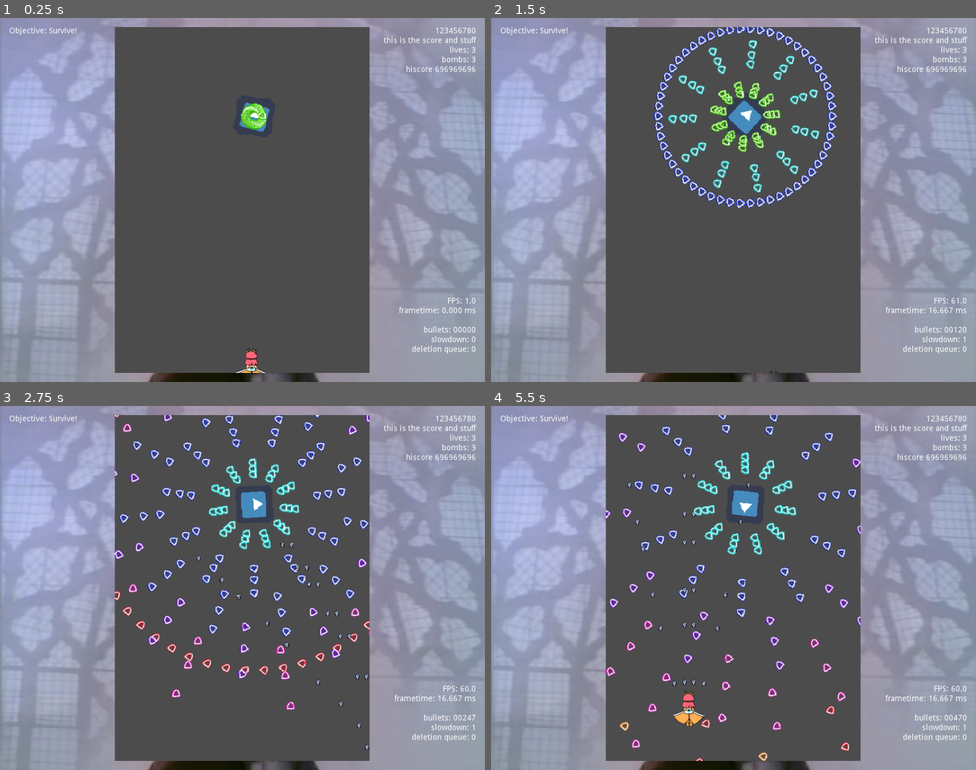
Above: before the commit, frames 1-4 (two rows, left to right).
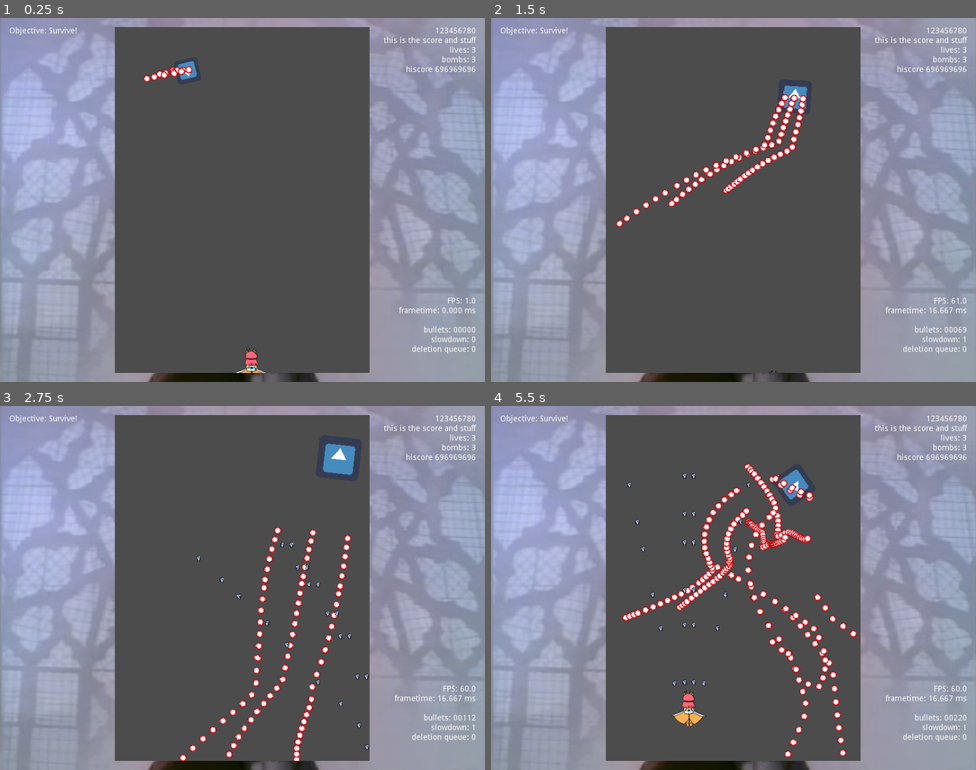
Above: after the commit, the same moments.

Repository: lapspider45/KumoCollab
Game: Godot game, scene res://game/Main.tscn
The game is run twice, just before and just after one commit, with the same random seed, the same clock (stepped at 60 frames per second) and the same inputs. The engine's default icon, where the game draws it, is replaced by a stand-in: a white triangle on a blue panel in a dark square.
Inputs:
- Up to frame 1 (0.25 s): no input
- Up to frame 2 (1.5 s): hold Right (right) 0.53-1.28 s; hold Shift (slow) 0.53-1.28 s; hold Down (down) from 1.28 s (still down); tap X (bomb) at 1.35 s
- Up to frame 3 (2.75 s): tap Shift (slow) at 1.55, 2.3 s; release Down (down) at 2.03 s; hold Right (right) from 2.03 s (still down); hold Z (shoot) from 2.03 s (still down)
- Up to frame 4 (5.5 s): release Right (right) at 2.78 s; release Z (shoot) at 2.78 s; hold Up (up) 2.78-3.53 s; tap Shift (slow) at 2.85, 4.55, 5.3 s; hold Shift (slow) 3.53-4.28 s; hold Left (left) 3.53-5.03 s; tap X (bomb) at 4.35 s; hold Down (down) from 5.03 s (still down); hold Z (shoot) from 5.03 s (still down)

The runs differ from the first frame. In frame 1, 0.7% of the frame differs, in the area x 29-56%, y 11-32%; in frame 2, 5.6%; in frame 3, 6.8%; in frame 4, 7.0%, in the area x 23-98%, y 2-98%.

Commit message:
groundwork for pattern sequencing

Diff:
--- /dev/null
+++ b/game/Danmaku2.gd
@@ -0,0 +1,35 @@
+extends Node2D
+
+onready var player = $Player
+onready var server = $SimpleBulletServer
+
+var current_pattern : Node
+
+func _ready():
+	Registry.register("current_gamescene", self)
+	$SimpleBulletServer.connect("bullet_collided", self, "on_collision")
+
+	load_pattern("Easy")
+	yield(get_tree().create_timer(4), "timeout")
+	load_pattern("Medium")
+
+func _process(delta):
+	var slowdown:float = $SimpleBulletServer.get_slowdown()
+	Blackboard.slowdown = slowdown
+
+	server.process_bullets(delta)
+	get_tree().call_group("TickedAnimationPlayer", "advance", delta * slowdown)
+	if player:
+		player.advance(delta * slowdown)
+
+func on_collision(_bullet):
+#	print("collision with %s!" % bullet)
+	$SimpleBulletServer.clear_bullets()
+	if current_pattern:
+		current_pattern.reset()
+
+func load_pattern(ptn:String):
+	if current_pattern: current_pattern.queue_free()
+	var pattern = load("res://game/patterns/".plus_file(ptn + ".tscn")).instance() # preloading or caching could be a plus
+	add_child(pattern)
+	current_pattern = pattern
--- /dev/null
+++ b/game/Danmaku2.tscn
@@ -0,0 +1,9 @@
+[gd_scene load_steps=3 format=2]
+
+[ext_resource path="res://game/Danmaku2.gd" type="Script" id=1]
+[ext_resource path="res://game/components/SimpleBulletServer.tscn" type="PackedScene" id=2]
+
+[node name="Danmaku2" type="Node2D"]
+script = ExtResource( 1 )
+
+[node name="SimpleBulletServer" parent="." instance=ExtResource( 2 )]
--- a/game/Main.tscn
+++ b/game/Main.tscn
@@ -1,6 +1,6 @@
 [gd_scene load_steps=7 format=2]
 
-[ext_resource path="res://experiments/Danmakutest_rings.tscn" type="PackedScene" id=1]
+[ext_resource path="res://game/Danmaku2.tscn" type="PackedScene" id=1]
 [ext_resource path="res://utils/BasedViewport.gd" type="Script" id=2]
 [ext_resource path="res://art/placeholder/rick.jpg" type="Texture" id=3]
 [ext_resource path="res://game/Main.gd" type="Script" id=4]
--- a/game/Pattern.gd
+++ b/game/Pattern.gd
@@ -13,6 +13,7 @@
 
 func reset():
 	pass
+	print("unimplemented pattern reset")
 
 
 
